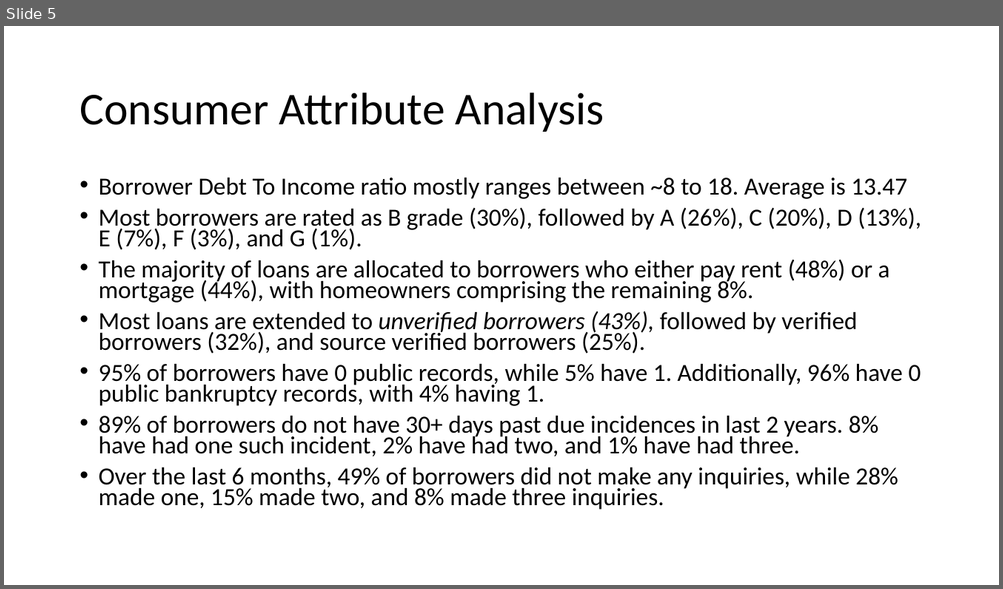
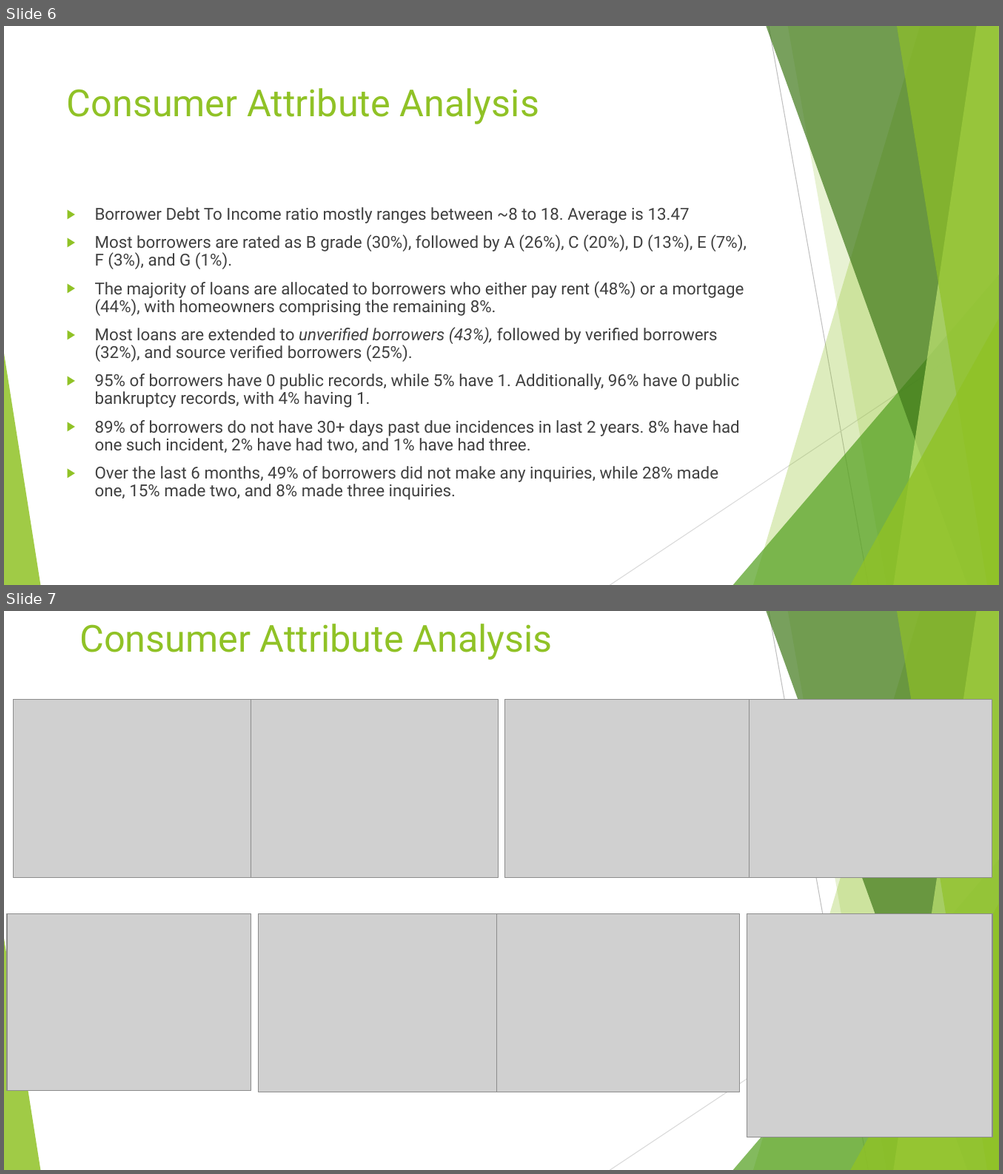
Before and after one commit to sivavaddadi/LendingClubCaseStudy, a slide deck: Lending_Club_Case_Study.pptx. Shown one above the other, each under a label of ours: slide 5 before the commit, slides 6 and 7 after it. The pictures are 1003x589 and 1003x1174 pixels, drawn with LibreOffice and Linux fonts; fonts in the diff are those of the drawing; grey boxes stand for pictures. Boxes give left, top, right and bottom in pixels: in the first picture for what was removed or moved away, otherwise in the second. Text is boxed around its words. In the diff, an @@ line names an element or a change of style, - is before the commit and + after.

Commit message:
added charts to the analysis report and added a theme

```diff
--- a/Lending_Club_Case_Study.pptx
+++ b/Lending_Club_Case_Study.pptx
@@ slide 7 added at <box>4,611,999,1170</box>, background #FFFFFF; not listed: 10 template elements that a slide beside it also shows @@
@@ title added at <box>79,624,552,660</box>, 36 pt, text #90C226 @@
+Consumer Attribute Analysis
@@ picture added at <box>14,700,259,878</box> @@
@@ picture added at <box>251,700,498,878</box> @@
@@ picture added at <box>505,700,751,878</box> @@
@@ picture added at <box>748,700,992,878</box> @@
@@ picture added at <box>7,914,251,1091</box> @@
@@ picture added at <box>258,914,501,1092</box> @@
@@ picture added at <box>496,914,739,1092</box> @@
@@ picture added at <box>747,914,993,1138</box> @@
@@ what was slide 5 is now slide 6 @@
@@ slide 6 changed as well @@
@@ title "Consumer Attribute Analysis": place and size @@
-title "Consumer Attribute Analysis" at <box>79,93,604,132</box>
+title "Consumer Attribute Analysis" at <box>67,88,539,124</box>
@@ title "Consumer Attribute Analysis" at <box>67,88,539,124</box>: size 44 to 36 pt, font Calibri to Roboto, text colour #000000 to #90C226; line spacing 0.9 to 1; vertical alignment middle to top @@
@@ text "Borrower Debt To Income ratio ...": place and size @@
-text "Borrower Debt To Income ratio ..." at <box>99,178,921,510</box>
+text "Borrower Debt To Income ratio ..." at <box>95,207,746,500</box>
@@ text "Borrower Debt To Income ratio ..." at <box>95,207,746,500</box>: size 23.8 to 16 pt, font Calibri to Roboto, text colour #000000 to #404040; bullet • to ▶; line spacing 0.7 to 0.9 @@
@@ group added at <box>4,26,999,585</box>: 5 freeform shapes, 3 triangles, 2 lines @@
```
Also in this commit, not shown: 8 other slides changed, 5 other slides added.
